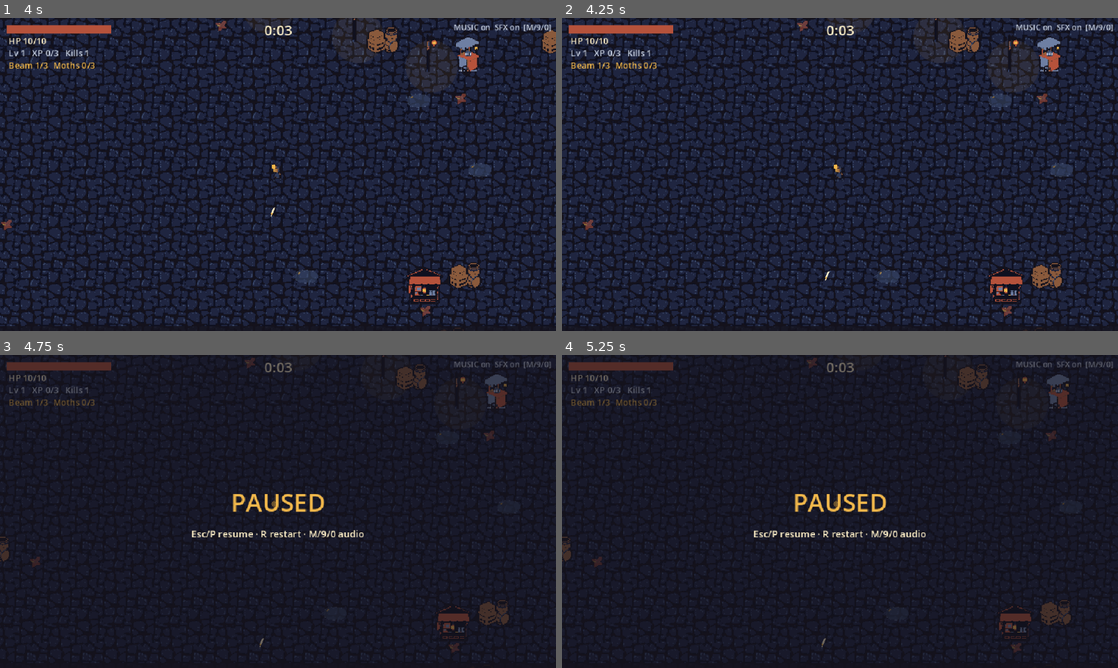
Above: before the commit, frames 1-4 (two rows, left to right).
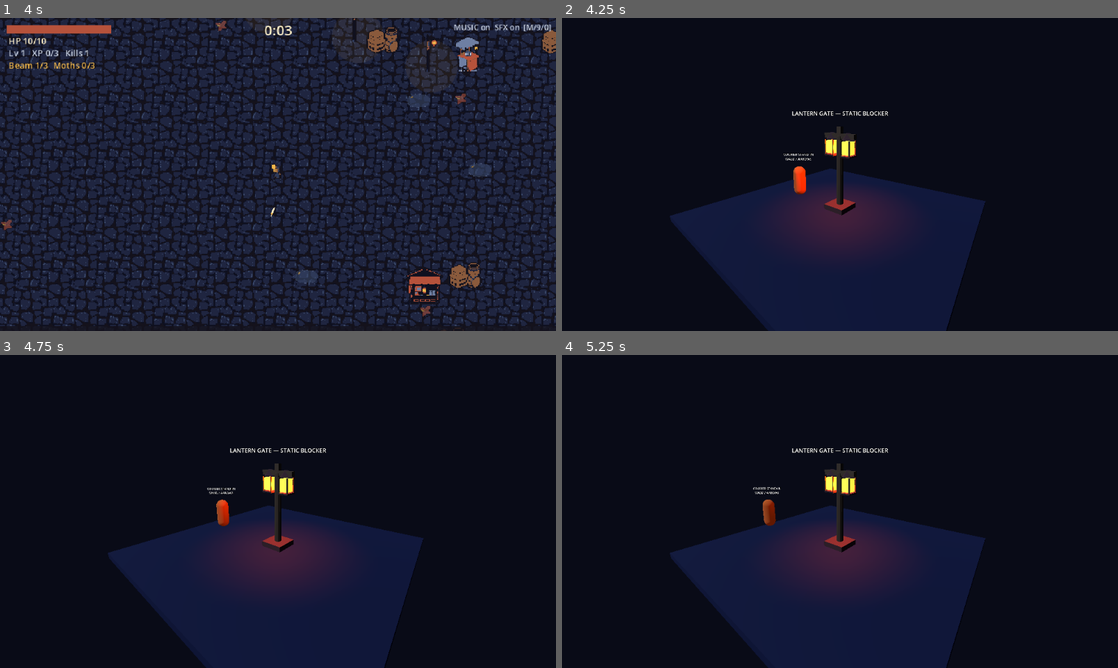
Above: after the commit, the same moments.

Repository: yanxlh/walker-lanternfall-bao-x
Game: Godot game, scene res://game/main.tscn
Same seed, same stepped clock (60 frames per second), same inputs: the game is played once before the commit and once after it.
Inputs:
- Up to frame 1 (4 s): tap Enter (start) at 0.5, 1.55, 3.05 s; hold D (move_right) 0.53-1.28 s; hold Enter (start) 0.53-1.28 s; tap Space at 0.77, 1.52, 3.02, 3.77 s; hold S (move_down) 1.28-2.03 s; tap 1 (card_1) at 1.35 s; hold D (move_right) 2.03-2.78 s; hold Enter (start) 2.03-2.78 s; tap 2 (card_2) at 2.1 s; hold W (move_up) 2.78-3.53 s; tap 3 (card_3) at 2.85 s; hold A (move_left) from 3.53 s (still down); hold Enter (start) from 3.53 s (still down)
- Up to frame 2 (4.25 s): keep holding A (move_left); keep holding Enter (start); tap F4 (a3_room, bound only after the commit) at 4.15 s
- Up to frame 3 (4.75 s): keep holding A (move_left); release Enter (start) at 4.28 s; tap P at 4.35 s; tap Space at 4.52 s; tap Enter (start) at 4.55 s
- Up to frame 4 (5.25 s): release A (move_left) at 5.03 s; hold S (move_down) from 5.03 s (still down); hold Enter (start) from 5.03 s (still down)

Frame 1 is identical in both runs. In frame 2, 58% of the frame differs, in the area x 0-100%, y 0-100%; in frame 3, 16%; in frame 4, 16%.

Commit message:
Import Lantern Gate as a tested layer-3 static blocker

Diff:
--- /dev/null
+++ b/godot/a3/lantern_gate.gd
@@ -0,0 +1,11 @@
+extends Node3D
+## Applies the frozen A3 layer plan to the StaticBody3D nodes generated by
+## Godot from Blender's `-convcolonly` meshes.
+
+const PROP_LAYER := 3
+
+func _ready() -> void:
+	for body in find_children("*", "StaticBody3D", true, false):
+		body.collision_layer = 0
+		body.set_collision_layer_value(PROP_LAYER, true)
+		body.collision_mask = 0
--- /dev/null
+++ b/godot/a3/lantern_gate.tscn
@@ -0,0 +1,9 @@
+[gd_scene load_steps=3 format=3]
+
+[ext_resource type="PackedScene" path="res://a3/lantern_gate.glb" id="1_model"]
+[ext_resource type="Script" path="res://a3/lantern_gate.gd" id="2_script"]
+
+[node name="LanternGate" type="Node3D"]
+script = ExtResource("2_script")
+
+[node name="ImportedModel" parent="." instance=ExtResource("1_model")]
--- /dev/null
+++ b/godot/a3/lantern_gate_room.gd
@@ -0,0 +1,31 @@
+extends Node3D
+
+@onready var stand_in: CharacterBody3D = $StandIn
+
+func _ready() -> void:
+	_ensure_inputs()
+	$Camera3D.look_at(Vector3(0.0, 1.25, 0.0))
+
+func _physics_process(_delta: float) -> void:
+	var axis := Input.get_vector("move_left", "move_right", "move_up", "move_down")
+	stand_in.velocity = Vector3(axis.x, 0.0, axis.y) * 2.0
+	stand_in.move_and_slide()
+
+func _unhandled_input(event: InputEvent) -> void:
+	if event.is_action_pressed("ui_cancel"):
+		get_tree().change_scene_to_file("res://game/main.tscn")
+
+func _ensure_inputs() -> void:
+	var keys := {
+		"move_left": [KEY_A, KEY_LEFT],
+		"move_right": [KEY_D, KEY_RIGHT],
+		"move_up": [KEY_W, KEY_UP],
+		"move_down": [KEY_S, KEY_DOWN],
+	}
+	for action in keys:
+		if not InputMap.has_action(action):
+			InputMap.add_action(action)
+		for code in keys[action]:
+			var key := InputEventKey.new()
+			key.physical_keycode = code
+			InputMap.action_add_event(action, key)
--- /dev/null
+++ b/godot/a3/lantern_gate_room.tscn
@@ -0,0 +1,96 @@
+[gd_scene load_steps=12 format=3]
+
+[ext_resource type="PackedScene" path="res://a3/lantern_gate.tscn" id="1_gate"]
+[ext_resource type="Script" path="res://a3/lantern_gate_room.gd" id="2_room"]
+
+[sub_resource type="Environment" id="Environment_market"]
+background_mode = 1
+background_color = Color(0.035, 0.045, 0.09, 1)
+ambient_light_source = 3
+ambient_light_color = Color(0.18, 0.22, 0.38, 1)
+ambient_light_energy = 0.8
+
+[sub_resource type="BoxMesh" id="BoxMesh_floor"]
+size = Vector3(8, 0.2, 8)
+
+[sub_resource type="StandardMaterial3D" id="Material_floor"]
+albedo_color = Color(0.08, 0.10, 0.18, 1)
+roughness = 0.85
+
+[sub_resource type="BoxShape3D" id="BoxShape_floor"]
+size = Vector3(8, 0.2, 8)
+
+[sub_resource type="CapsuleMesh" id="CapsuleMesh_standin"]
+radius = 0.25
+height = 1.2
+
+[sub_resource type="StandardMaterial3D" id="Material_standin"]
+albedo_color = Color(1, 0.47, 0.08, 1)
+emission_enabled = true
+emission = Color(0.35, 0.06, 0.01, 1)
+
+[sub_resource type="CapsuleShape3D" id="CapsuleShape_standin"]
+radius = 0.25
+height = 1.2
+
+[node name="LanternGateRoom" type="Node3D"]
+script = ExtResource("2_room")
+
+[node name="WorldEnvironment" type="WorldEnvironment" parent="."]
+environment = SubResource("Environment_market")
+
+[node name="Moon" type="DirectionalLight3D" parent="."]
+rotation_degrees = Vector3(-52, -28, 0)
+light_color = Color(0.55, 0.65, 1, 1)
+light_energy = 1.2
+
+[node name="LanternLight" type="OmniLight3D" parent="."]
+position = Vector3(0, 2.15, 0)
+light_color = Color(1, 0.34, 0.08, 1)
+light_energy = 5.0
+omni_range = 4.0
+
+[node name="Camera3D" type="Camera3D" parent="."]
+position = Vector3(4.2, 3.2, 5.2)
+current = true
+
+[node name="Floor" type="StaticBody3D" parent="."]
+collision_layer = 1
+collision_mask = 0
+
+[node name="Mesh" type="MeshInstance3D" parent="Floor"]
+position = Vector3(0, -0.1, 0)
+mesh = SubResource("BoxMesh_floor")
+material_override = SubResource("Material_floor")
+
+[node name="CollisionShape3D" type="CollisionShape3D" parent="Floor"]
+position = Vector3(0, -0.1, 0)
+shape = SubResource("BoxShape_floor")
+
+[node name="LanternGate" parent="." instance=ExtResource("1_gate")]
+
+[node name="PropLabel" type="Label3D" parent="."]
+position = Vector3(0, 3.25, 0)
+text = "LANTERN GATE — STATIC BLOCKER"
+font_size = 36
+outline_size = 8
+billboard = 1
+
+[node name="StandIn" type="CharacterBody3D" parent="."]
+position = Vector3(-2, 0.6, 0)
+collision_layer = 2
+collision_mask = 5
+
+[node name="Mesh" type="MeshInstance3D" parent="StandIn"]
+mesh = SubResource("CapsuleMesh_standin")
+material_override = SubResource("Material_standin")
+
+[node name="CollisionShape3D" type="CollisionShape3D" parent="StandIn"]
+shape = SubResource("CapsuleShape_standin")
+
+[node name="Label" type="Label3D" parent="StandIn"]
+position = Vector3(0, 1.0, 0)
+text = "COURIER STAND-IN\nWASD / ARROWS"
+font_size = 26
+outline_size = 6
+billboard = 1
--- a/godot/game/session.gd
+++ b/godot/game/session.gd
@@ -360,7 +360,9 @@
 	state.go(GameState.LOST)
 
 func _unhandled_input(event: InputEvent) -> void:
-	if event.is_action_pressed("start") and state.current == GameState.MENU:
+	if event.is_action_pressed("a3_room"):
+		get_tree().change_scene_to_file("res://a3/lantern_gate_room.tscn")
+	elif event.is_action_pressed("start") and state.current == GameState.MENU:
 		start_run()
 	elif event.is_action_pressed("restart") and state.current != GameState.MENU:
 		start_run()
@@ -396,6 +398,7 @@
 		"start": [KEY_ENTER, KEY_SPACE], "restart": [KEY_R], "pause": [KEY_ESCAPE, KEY_P],
 		"mute_all": [KEY_M], "mute_music": [KEY_9], "mute_sfx": [KEY_0],
 		"card_1": [KEY_1], "card_2": [KEY_2], "card_3": [KEY_3], "debug_collision": [KEY_F3],
+		"a3_room": [KEY_F4],
 	}
 	for action in keys:
 		if InputMap.has_action(action):
--- a/godot/project.godot
+++ b/godot/project.godot
@@ -15,6 +15,12 @@
 window/size/window_height_override=720
 window/stretch/mode="canvas_items"
 
+[layer_names]
+
+3d_physics/layer_1="world"
+3d_physics/layer_2="stand_in"
+3d_physics/layer_3="market_prop"
+
 [rendering]
 
 renderer/rendering_method="gl_compatibility"
--- /dev/null
+++ b/godot/tests/test_lantern_gate.gd
@@ -0,0 +1,119 @@
+extends "res://tests/harness.gd"
+
+const GateScene = preload("res://a3/lantern_gate.tscn")
+const RoomScene = preload("res://a3/lantern_gate_room.tscn")
+
+func _all(node: Node, klass: String) -> Array:
+	return node.find_children("*", klass, true, false)
+
+func _unit_scale(meshes: Array) -> bool:
+	for mesh in meshes:
+		if not mesh.scale.is_equal_approx(Vector3.ONE):
+			return false
+	return true
+
+func _layers_ok(bodies: Array) -> bool:
+	for body in bodies:
+		if body.collision_layer != 4 or body.collision_mask != 0:
+			return false
+	return bodies.size() == 2
+
+func run() -> void:
+	suite = "a3-lantern-gate"
+	var gate = GateScene.instantiate()
+	root.add_child(gate)
+	await process_frame
+	await physics_frame
+
+	var meshes := _all(gate, "MeshInstance3D")
+	var bodies := _all(gate, "StaticBody3D")
+	var shapes := _all(gate, "CollisionShape3D")
+	check("suffix-created-two-static-bodies", bodies.size() == 2 and shapes.size() == 2, {"bodies": bodies.size(), "shapes": shapes.size()})
+	check("prop-layer-and-mask", _layers_ok(bodies), {"layers": bodies.map(func(b): return b.collision_layer), "masks": bodies.map(func(b): return b.collision_mask)})
+
+	var bounds := AABB()
+	var first := true
+	var triangles := 0
+	var materials := {}
+	for item: MeshInstance3D in meshes:
+		var box: AABB = item.global_transform * item.mesh.get_aabb()
+		bounds = box if first else bounds.merge(box)
+		first = false
+		for surface in item.mesh.get_surface_count():
+			var arrays = item.mesh.surface_get_arrays(surface)
+			var indices = arrays[Mesh.ARRAY_INDEX]
+			var vertices = arrays[Mesh.ARRAY_VERTEX]
+			triangles += (indices.size() if indices != null and indices.size() > 0 else vertices.size()) / 3
+			var mat = item.get_active_material(surface)
+			if mat:
+				materials[mat.resource_name] = true
+	var size := bounds.size
+	check("size-axis-and-origin", size.distance_to(Vector3(1.20, 2.85, 0.80)) <= 0.01 and absf(bounds.position.y) <= 0.01, {"position": str(bounds.position), "size": str(size)})
+	check("unit-mesh-scale", _unit_scale(meshes), {"mesh_count": meshes.size()})
+	check("triangle-budget", triangles <= 240, {"triangles": triangles, "budget": 240})
+	var material_names: Array = materials.keys()
+	material_names.sort()
+	check("material-names", material_names == ["AgedBrass", "DarkWood", "EmberGlass"], {"materials": material_names})
+
+	var shape_sizes: Array = []
+	for collision: CollisionShape3D in shapes:
+		var pts: PackedVector3Array = collision.shape.points
+		var min_v := Vector3(INF, INF, INF)
+		var max_v := Vector3(-INF, -INF, -INF)
+		for p in pts:
+			min_v = min_v.min(p)
+			max_v = max_v.max(p)
+		shape_sizes.append((max_v - min_v).snapped(Vector3(0.01, 0.01, 0.01)))
+	shape_sizes.sort_custom(func(a, b): return a.y < b.y)
+	var collider_fit: bool = shape_sizes.size() == 2
+	if collider_fit:
+		collider_fit = shape_sizes[0].distance_to(Vector3(0.8, 0.32, 0.8)) <= 0.01
+		collider_fit = collider_fit and shape_sizes[1].distance_to(Vector3(0.42, 2.55, 0.42)) <= 0.01
+	check("collider-fit", collider_fit, {"sizes": shape_sizes.map(func(v): return str(v)), "cross_arm_collision": false})
+
+	# Ordinary CharacterBody3D motion into the blocker: 120 pinned physics ticks.
+	var stand_in := CharacterBody3D.new()
+	stand_in.collision_layer = 2
+	stand_in.collision_mask = 4
+	var collision := CollisionShape3D.new()
+	var capsule := CapsuleShape3D.new()
+	capsule.radius = 0.25
+	capsule.height = 1.2
+	collision.shape = capsule
+	stand_in.add_child(collision)
+	stand_in.position = Vector3(-2.0, 0.6, 0.0)
+	root.add_child(stand_in)
+	await physics_frame
+	for i in 120:
+		stand_in.velocity = Vector3(2.0, 0.0, 0.0)
+		stand_in.move_and_slide()
+		await physics_frame
+	check("static-blocker-stops-stand-in", stand_in.position.x < -0.39 and stand_in.position.x > -0.75, {"x_after_120_ticks": stand_in.position.x})
+
+	# Placement: ray away from the gate, excluding all prop RIDs, must hit room floor at y=0.
+	var room = RoomScene.instantiate()
+	root.add_child(room)
+	await process_frame
+	await physics_frame
+	var query := PhysicsRayQueryParameters3D.create(Vector3(1.5, 2.0, 1.5), Vector3(1.5, -2.0, 1.5), 1)
+	for body in _all(room.get_node("LanternGate"), "StaticBody3D"):
+		query.exclude.append(body.get_rid())
+	var hit: Dictionary = room.get_world_3d().direct_space_state.intersect_ray(query)
+	check("placed-on-floor", not hit.is_empty() and hit.collider.name == "Floor" and absf(hit.position.y) <= 0.02, {"hit": hit.collider.name if not hit.is_empty() else "none", "y": hit.position.y if not hit.is_empty() else null})
+
+	# Two deliberate in-memory mutations: prove the predicates fail, then restore.
+	var saved_scale: Vector3 = meshes[0].scale
+	meshes[0].scale = Vector3(2, 1, 1)
+	check("mutation-unapplied-scale-caught", not _unit_scale(meshes))
+	meshes[0].scale = saved_scale
+	check("mutation-unapplied-scale-restored", _unit_scale(meshes))
+	var saved_layer: int = bodies[0].collision_layer
+	bodies[0].collision_layer = 1
+	check("mutation-wrong-layer-caught", not _layers_ok(bodies))
+	bodies[0].collision_layer = saved_layer
+	check("mutation-wrong-layer-restored", _layers_ok(bodies))
+
+	stand_in.queue_free()
+	room.queue_free()
+	gate.queue_free()
+	completed = true
Not shown, added: godot/a3/lantern_gate.gd.uid
Not shown, added: godot/a3/lantern_gate.glb.import
Not shown, added: godot/a3/lantern_gate_room.gd.uid
Not shown, added: godot/tests/test_lantern_gate.gd.uid
